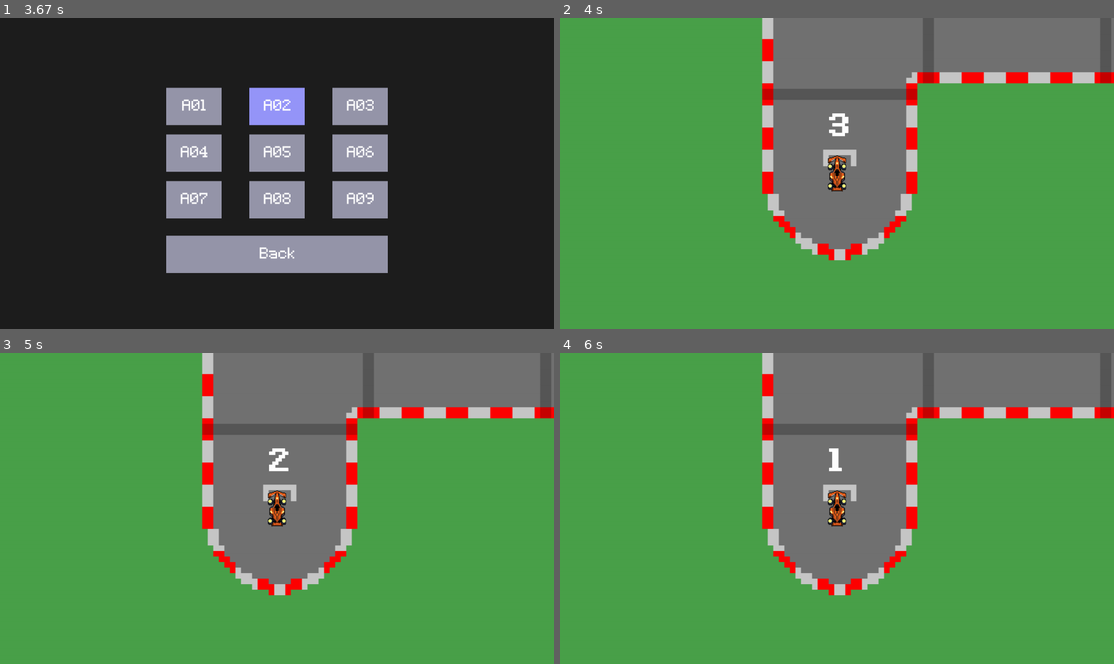
Above: before the commit, frames 1-4 (two rows, left to right).
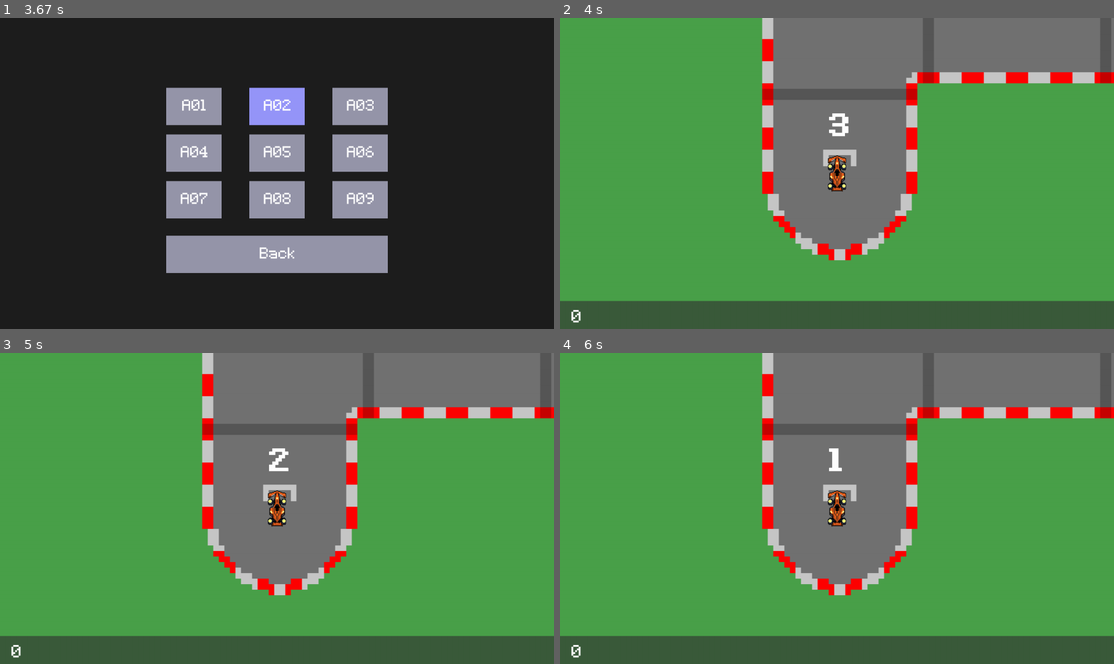
Above: after the commit, the same moments.

Repository: Tony2213-1/Final-project---RaceMaster25
Game: pygame game, started from main_new3.py
The game is run twice, just before and just after one commit, with the same random seed, the same clock (stepped at 60 frames per second) and the same inputs.
Inputs (mouse positions are in pixels of both pictures, inside the frame that each line leads up to):
- Up to frame 1 (3.67 s): click (277, 173) at 0.38 s; click (144, 176) at 1.27 s; click "Sounds (SFX) Off" at 2.7 s; click (282, 204) at 3.25 s; click (260, 120) at 3.58 s
- Up to frame 2 (4 s): click (759, 108) at 3.92 s
- Up to frame 3 (5 s): hold Enter 4.2-4.5 s; hold W 4.2-4.5 s; move the mouse to (387, 483) at 4.23 s
- Up to frame 4 (6 s): no input

Frame 1 is identical in both runs. In frame 2, 9.1% of the frame differs, in the area x 0-100%, y 90-100%; in frame 3, 9.1%; in frame 4, 9.1%.

Commit message:
Version 1.0.0
the first version I can actually show to "public"

Diff:
--- a/main_new3.py
+++ b/main_new3.py
@@ -25,6 +25,7 @@
 game_state = STATE_MENU
 PB_FILE = "pb_times.txt"
 music = True
+sfx = True
 #sound effects
 CP_sfx = pygame.mixer.Sound("CP_cross.wav")
 CP_channel = pygame.mixer.Channel(1)
@@ -52,7 +53,7 @@
 def sfxUpdate(engine_sfx_key_on):
     engine_sfx_on[1] = engine_sfx_key_on
     if engine_sfx_on[0] == False and engine_sfx_on[1] == True:
-        Engine_channel.play(engine_on, loops=-1)
+        Engine_channel.play(engine_idle, loops=-1)
 
     elif engine_sfx_on[0] == True and engine_sfx_on[1] == False:
         Engine_channel.stop()
@@ -74,6 +75,7 @@
 class Car(pygame.sprite.Sprite):
 
     def __init__(self):
+
         super().__init__()
         self.Variables()
         self.original_image = pygame.image.load("formula_nr1.png").convert_alpha()
@@ -115,7 +117,8 @@
         self.backwards_ratio = 0.7
         self.no_engine = False
         self.in_the_air = False
-
+        self.speed_display_color = (255, 255, 255)  # default white
+        self.speed_display_color_timer = 0
         self.value_1 = 0
 
     def PlayerInput(self):
@@ -242,22 +245,28 @@
                     if color[:3] == (209, 184, 108) or color[:3] == (142, 118, 53):
                         if self.cam_speed > 0.04:
                             self.cam_speed -= 1/400 * self.cam_speed
+                    self.set_speed_color((255, 255, 0))
 
                 elif color[:3] == (170, 95, 95) or color [:3] == (159, 31, 31) or color[:3] == (170, 112, 95) or color [:3] == (159, 55, 31): # engine-off
                     if color[:3] == (170, 112, 95) or color [:3] == (159, 55, 31):
                         if self.cam_speed > 0.04:
                             self.cam_speed -= 1/400 * self.cam_speed
                     self.no_engine = True
+                    Engine_channel.set_volume(0)
+
 
                 elif color[:3] == (113, 206, 91) or color[:3] == (53, 136, 34) or color[:3] == (177, 206, 91) or color[:3] == (96, 136, 34): # reset
                     if color[:3] == (177, 206, 91) or color[:3] == (96, 136, 34):
                         if self.cam_speed > 0.04:
                             self.cam_speed -= 1/400 * self.cam_speed
                     self.no_engine = False
+                    self.set_speed_color((100, 255, 100))
+                    Engine_channel.set_volume(0.5)
 
                 elif color[:3] == (179, 144, 197) or color[:3] == (151, 84, 168): #bumper
                     self.InTheAir()
                     self.in_the_air = True
+                    self.set_speed_color((200, 100, 255))
 
                 elif color[:3] == (187, 233, 235) or color[:3] == (137, 182, 184) or color[:3] == (227, 155, 171) or color[:3] == (182, 202, 201) or color[:3] == (195, 118, 136) or color[:3] == (164, 183, 182): #ice
                     if self.cam_speed > 0.006:
@@ -276,12 +285,17 @@
                     if self.cam_speed < 1:
                         self.cam_speed += 1/400 * self.cam_speed
         print(color)
-
+        if self.no_engine == True:
+            self.set_speed_color((255, 0, 0))
 
         if grass_hits > 0:
             self.slow_factor = 1 - (self.penalty * grass_hits)
         elif grass_hits == 0:
             self.slow_factor = 1
+
+    def set_speed_color(self, color):
+        self.speed_display_color = color
+        self.speed_display_color_timer = time.time()
 
     def InTheAir(self):
 
@@ -303,6 +317,7 @@
 
         sfxUpdate(keys[pygame.K_w])
 
+
         if keys[pygame.K_s] or keys[pygame.K_SPACE] or (keys[pygame.K_w] and self.no_engine == False):
             self.forward_speed += self.forward_a
 
@@ -343,6 +358,10 @@
     def Reset(self):
         self.__init__()
         self.StartPosition(x_pos_start, y_pos_start)
+        if sfx == True:
+            Engine_channel.set_volume(0.5)
+        elif sfx == False:
+            Engine_channel.set_volume(0)
 
     def update(self):
         if self.in_the_air == False:
@@ -386,6 +405,15 @@
         self.cp_diff_times = {}
         self.pause_time = None
         self.paused_duration = 0
+        self.pb_flash_time = None
+        self.name_input_active = False
+        self.entered_name = ""
+        self.input_start_time = None
+        self.saved_names = {}  #store names per track
+        initials = self.best_times.get(level_name, {}).get("initials")
+        if initials:
+            self.saved_names[level_name] = initials
+
 
         # Dynamically generate checkpoints
         checkpoint_colors = [
@@ -449,12 +477,33 @@
 
         # Show PB
         if self.best_time is not None:
-            pb_text = font_main.render(f"PB: {self.best_time:.3f}s", True, (255, 255, 255))
+            if self.pb_flash_time and time.time() - self.pb_flash_time < 2.0:
+                pb_color = (150, 150, 255)
+            else:
+                pb_color = (255, 255, 255)
+
+            name = self.saved_names.get(self.level_name, "")
+            pb_text_str = f"PB ({name}): {self.best_time:.3f}s" if name else f"PB: {self.best_time:.3f}s"
+            pb_text = font_main.render(pb_text_str, True, pb_color)
         else:
             pb_text = font_main.render("PB: --:---", True, (255, 255, 255))
-
-        screen.blit(pb_text, (0.8 * window_width, 0.92 * window_height))
-
+        screen.blit(pb_text, (0.7 * window_width, 0.92 * window_height))
+
+        if self.pb_flash_time and time.time() - self.pb_flash_time < 2.0:
+            newpb_font = pygame.font.Font("Pixelon-OGALo.ttf", 192)
+            newpb_font.set_bold(True)
+            newpb_text = newpb_font.render("NEW PB!", True, (100, 100, 255))
+            screen.blit(newpb_text, (0.3 * window_width, 0.2 * window_height))
+            return  # Don't draw anything else yet
+
+        # After the flash, show name input if active
+        if self.name_input_active:
+            input_font = pygame.font.Font("Pixelon-OGALo.ttf", 54)
+            prompt = input_font.render("Enter your initials:", True, (255, 255, 255))
+            name = input_font.render(self.entered_name.ljust(3, "_"), True, (100, 200, 255))
+
+            screen.blit(prompt, (0.4 * window_width, 0.2 * window_height))
+            screen.blit(name, (0.48 * window_width, 0.3 * window_height))
 
         # Show checkpoint differences
         y_offset = 0.83 * window_height
@@ -490,7 +539,8 @@
                     diff_text = font_small.render(f"{sign}{self.fin_diff:.3f}s", True, color)
 
                 screen.blit(diff_text, (0.483 * window_width, 0.88 * window_height))
-
+        if self.pb_flash_time and time.time() - self.pb_flash_time >= 2.0 and self.name_input_active and not self.input_start_time:
+            self.input_start_time = time.time()
 
     def CheckFinish(self, car, track):
         if self.finished or self.start_time is None:
@@ -504,8 +554,14 @@
                 self.end_time = time.time()
                 self.finished = True
 
+                # Trigger PB check and flash here
+                final_time = self.GetTime()
+                previous_pb = self.best_times.get(self.level_name, {}).get("PB", None)
+
+                if previous_pb is None or final_time < previous_pb:
+                    self.pb_flash_time = time.time()
+
                 Fin_channel.play(Fin_sfx, loops=0)
-
                 break
 
     def check_checkpoints(self, car, track):
@@ -545,9 +601,15 @@
                 self.fin_diff = None
             self.new_pb = True
 
-        if best_time == None or final_time < best_time :
+        if best_time is None or final_time < best_time:
             best_time = final_time
             self.best_time = best_time
+
+            self.pb_flash_time = time.time()
+            self.name_input_active = True
+            self.entered_name = ""
+            self.input_start_time = time.time()
+
 
 
             if self.level_name not in self.best_times:
@@ -559,7 +621,9 @@
             for cp_name, cp_data in self.checkpoints.items():
                 if cp_data["reached"]:
                     self.best_times[self.level_name][cp_name] = cp_data["time"]
-
+            if len(self.entered_name) == 3:
+                self.saved_names[self.level_name] = self.entered_name.upper()
+                self.best_times[self.level_name]["initials"] = self.entered_name.upper()
             save_best_times(self.best_times)
 
 
@@ -789,6 +853,7 @@
             pygame.mixer.music.stop()
 
     def handle_sfx_click(btn):
+        global sfx
         # Deselect both SFX buttons
         for b in general_settings_buttons:
             if b.text.startswith("Sounds"):
@@ -800,10 +865,12 @@
             CP_channel.set_volume(0.3)
             Fin_channel.set_volume(0.3)
             Engine_channel.set_volume(0.3)
+            sfx = True
         else:
             CP_channel.set_volume(0)
             Fin_channel.set_volume(0)
             Engine_channel.set_volume(0)
+            sfx = False
 
     # --- BUTTON CREATION ---
     general_settings_buttons = [
@@ -847,6 +914,23 @@
         if event.type == pygame.QUIT:
             pygame.quit()
             exit()
+
+        if timer.name_input_active and event.type == pygame.KEYDOWN:
+            if event.key == pygame.K_RETURN:
+                if len(timer.entered_name) == 3:
+                    initials = timer.entered_name.upper()
+                    timer.saved_names[timer.level_name] = initials
+                    timer.best_times[timer.level_name]["initials"] = initials
+                    save_best_times(timer.best_times)
+
+                    # 🔧 Update the displayed best_time with the new initials
+                    timer.best_time = timer.best_times[timer.level_name]["PB"]
+
+                    timer.name_input_active = False
+            elif event.key == pygame.K_BACKSPACE:
+                timer.entered_name = timer.entered_name[:-1]
+            elif len(timer.entered_name) < 3 and event.unicode.isalpha():
+                timer.entered_name += event.unicode.upper()
 
         if game_state == STATE_MENU:
             for button in buttons:
@@ -903,7 +987,10 @@
         screen.fill((74, 161, 74))
 
         track.draw(screen, offset_x, offset_y)
-
+        overlay_height = int(window_height * 0.09)
+        overlay_surface = pygame.Surface((window_width, overlay_height), pygame.SRCALPHA)
+        overlay_surface.fill((50, 50, 50, 160))  # RGBA: last value is transparency (0–255)
+        screen.blit(overlay_surface, (0, window_height - overlay_height))
         if timer.start_time is not None:
             player.update()
         else:
@@ -916,7 +1003,17 @@
         elif game_state == STATE_PLAYING:
             timer.TimerUpdate()
         player.draw(screen)
-
+        # Speed display logic
+        speed_text_color = car.speed_display_color
+
+        # Revert to white after 1 second
+        if time.time() - car.speed_display_color_timer > 0.3:
+            speed_text_color = (255, 255, 255)
+
+        speed_font = pygame.font.Font("Pixelon-OGALo.ttf", 54)
+        speed_font.get_bold()
+        speed_text = speed_font.render(f"{car.forward_speed*20:.0f}", True, speed_text_color)
+        screen.blit(speed_text, (30, window_height - 60))
 
 
         if Debug == True:
--- /dev/null
+++ b/pb_times.txt
@@ -0,0 +1,16 @@
+{
+    "Track_A01": {
+        "PB": 6.936505079269409
+    },
+    "Track_A02": {
+        "PB": 8.469872236251831,
+        "CP1": 4.0536909103393555,
+        "CP2": 5.877533197402954
+    },
+    "Track_A04": {
+        "PB": 13.456788063049316,
+        "CP1": 5.010280609130859,
+        "CP2": 11.056681871414185,
+        "initials": "TNY"
+    }
+}
Not shown, changed: Engine_idle.mp3
